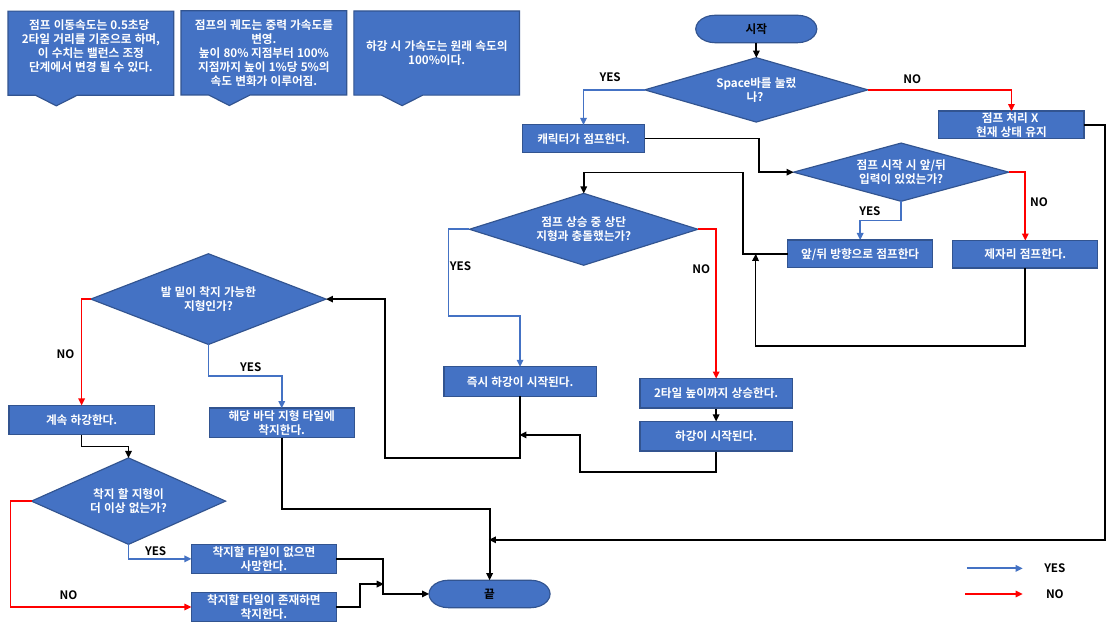
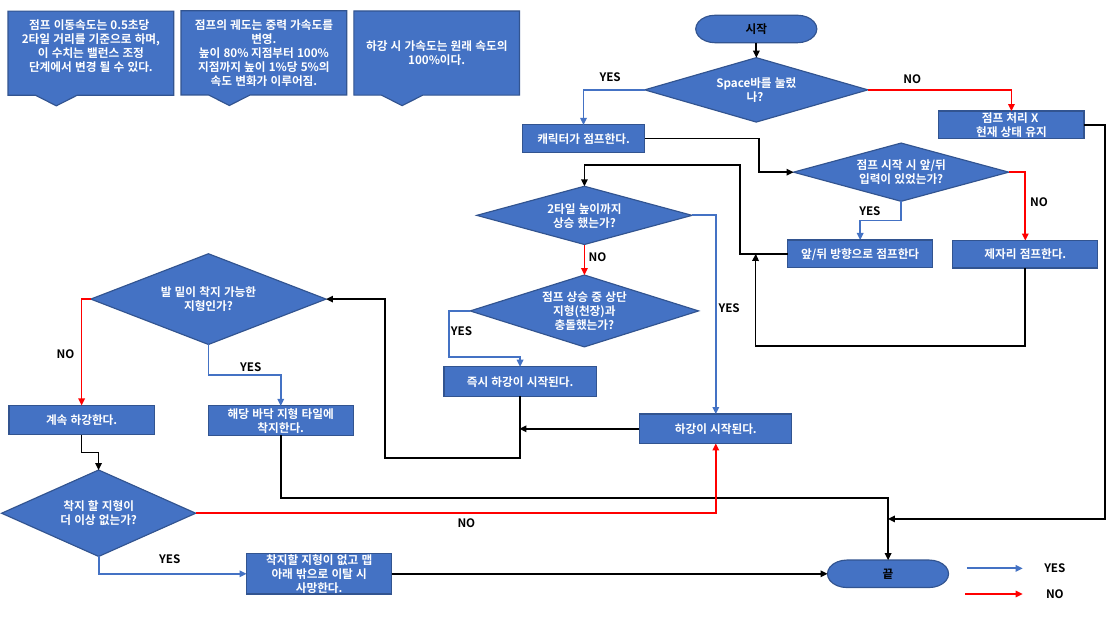
Before and after one commit to JayJeongJW/TIL, a slide deck: slide 1 of game-design/sbs-game-academy/지정된 점프 규칙을 가지고 플로우차트 만들기.pptx. Drawn at 1120x630 pixels with LibreOffice and Linux fonts; fonts in the diff are those of the drawing. Boxes give left, top, right and bottom in pixels: in the first picture for what was removed or moved away, otherwise in the second. Text is boxed around its words. In the diff, an @@ line names an element or a change of style, - is before the commit and + after.

```diff
--- a/game-design/sbs-game-academy/지정된 점프 규칙을 가지고 플로우차트 만들기.pptx
+++ b/game-design/sbs-game-academy/지정된 점프 규칙을 가지고 플로우차트 만들기.pptx
@@ elbow arrow moved from (1085, 125) - (489, 540) to (1085, 125) - (888, 519) @@
@@ elbow arrow moved from (788, 254) - (584, 193) to (788, 254) - (585, 187) @@
@@ diamond added at <box>477,187,692,245</box>, fill #4472C4, outline #325491 1 pt, 10 pt, text #FFFFFF, bold @@
+2타일 높이까지 상승 했는가?
@@ elbow arrow moved from (698, 229) - (717, 379) to (692, 215) - (716, 414) @@
@@ elbow arrow (692, 215) - (716, 414): stroke #FF0000 1.5 pt to #4472C4 1.5 pt @@
@@ text "NO": place and size @@
-text "NO" at <box>692,264,710,273</box>
+text "NO" at <box>589,252,607,261</box>
@@ arrow added from (585, 245) to (585, 275), #FF0000 1.5 pt @@
@@ diamond "점프 상승 중 상단 지형(천장)과 ...": place and size @@
-diamond "점프 상승 중 상단 지형(천장)과 ..." at <box>470,193,698,266</box>
+diamond "점프 상승 중 상단 지형(천장)과 ..." at <box>471,275,699,347</box>
@@ text in diamond at <box>542,291,626,330</box>: text changed @@
-점프 상승 중 상단 지형과 충돌했는가?
+점프 상승 중 상단 지형(천장)과 충돌했는가?
@@ text "YES": place and size @@
-text "YES" at <box>450,261,471,270</box>
+text "YES" at <box>451,326,472,335</box>
@@ elbow arrow moved from (470, 229) - (520, 367) to (471, 311) - (520, 367) @@
@@ text added at <box>719,303,740,312</box>, 10 pt, text #000000, bold @@
+YES
@@ elbow arrow (208, 344) - (281, 406): route changed @@
@@ rectangle removed at <box>640,379,792,408</box> @@
-2타일 높이까지 상승한다.
@@ rectangle "하강이 시작된다.": place and size @@
-rectangle "하강이 시작된다." at <box>640,422,792,451</box>
+rectangle "하강이 시작된다." at <box>640,414,792,444</box>
@@ arrow removed from (717, 408) to (717, 422) @@
@@ elbow arrow moved from (82, 435) - (129, 458) to (82, 435) - (98, 471) @@
@@ elbow arrow moved from (31, 502) - (192, 607) to (196, 513) - (716, 444) @@
@@ elbow arrow moved from (281, 438) - (490, 581) to (281, 435) - (888, 560) @@
@@ elbow arrow moved from (717, 451) - (519, 435) to (640, 429) - (519, 429) @@
@@ elbow arrow (640, 429) - (519, 429): elbow arrow to arrow @@
@@ diamond "착지 할 지형이 더 이상 ...": place and size @@
-diamond "착지 할 지형이 더 이상 ..." at <box>31,458,225,544</box>
+diamond "착지 할 지형이 더 이상 ..." at <box>2,471,196,557</box>
@@ text "NO": place and size @@
-text "NO" at <box>60,590,78,599</box>
+text "NO" at <box>458,518,476,527</box>
@@ elbow arrow moved from (129, 544) - (192, 559) to (98, 556) - (247, 574) @@
@@ text "YES" rewrapped from <box>145,546,166,559</box> to <box>159,554,180,563</box> @@
@@ rectangle "착지할 지형이 없고 맵 아래 ...": place and size @@
-rectangle "착지할 지형이 없고 맵 아래 ..." at <box>192,544,337,574</box>
+rectangle "착지할 지형이 없고 맵 아래 ..." at <box>247,554,392,594</box>
@@ text in rectangle at <box>266,552,373,596</box>: text changed @@
-착지할 타일이 없으면 사망한다.
+착지할 지형이 없고 맵 아래 밖으로 이탈 시 사망한다.
@@ elbow arrow removed from (337, 559) to (429, 594) @@
@@ pill shape "끝": place and size @@
-pill shape "끝" at <box>429,581,550,608</box>
+pill shape "끝" at <box>828,560,949,588</box>
@@ rectangle removed at <box>192,592,337,622</box> @@
-착지할 타일이 존재하면 착지한다.
@@ elbow arrow removed from (337, 607) to (384, 584) @@
@@ arrow added from (392, 574) to (828, 574), #000000 1.5 pt @@
```
